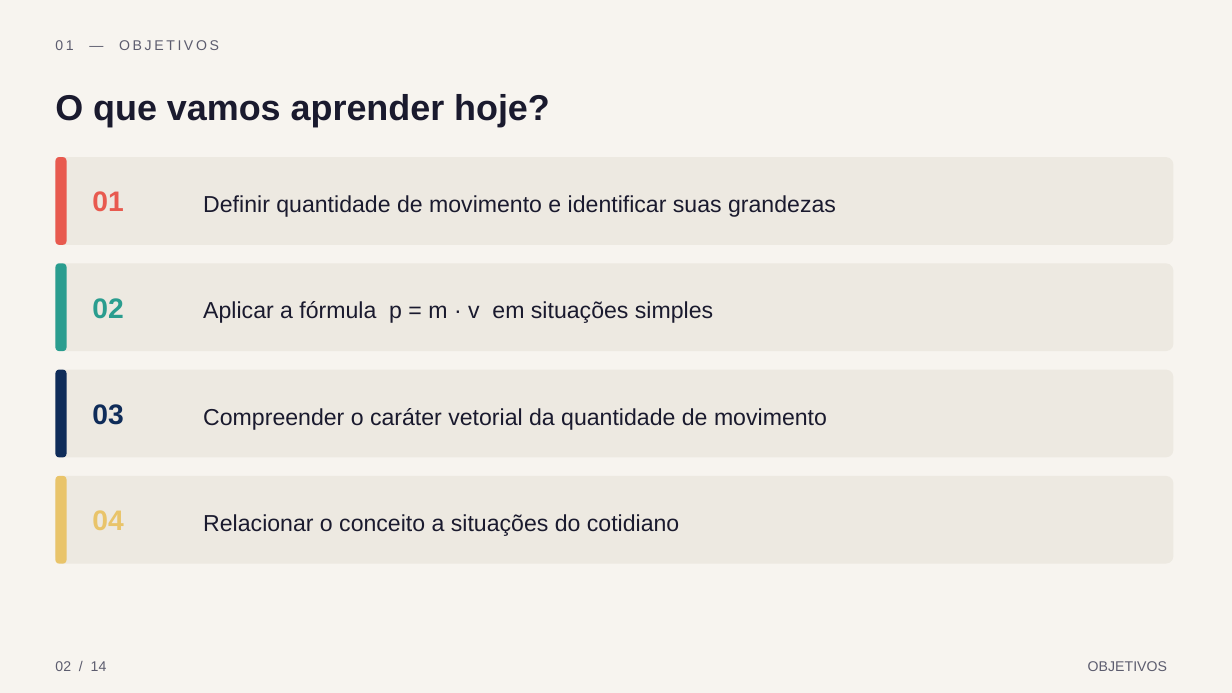
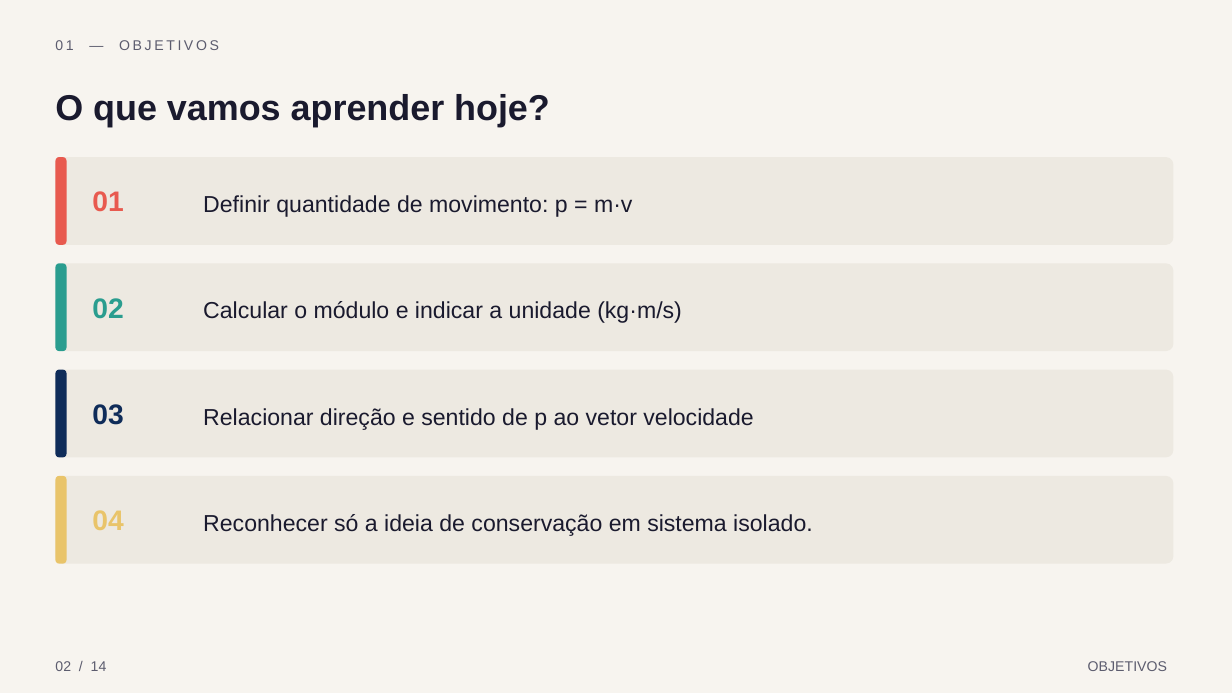
Before and after one commit to victordiaspalmeira/aula_ia_quantidade_movimento, a slide deck: slide 2 of 02_apresentacao/Apresentacao_Aula_IA.pptx. Drawn at 1232x693 pixels with LibreOffice and Linux fonts; fonts in the diff are those of the drawing. Boxes give left, top, right and bottom in pixels: in the first picture for what was removed or moved away, otherwise in the second. Text is boxed around its words. In the diff, an @@ line names an element or a change of style, - is before the commit and + after.

```diff
--- a/02_apresentacao/Apresentacao_Aula_IA.pptx
+++ b/02_apresentacao/Apresentacao_Aula_IA.pptx
@@ text at (203,195,632,217): text changed @@
-Definir quantidade de movimento e identificar suas grandezas
+Definir quantidade de movimento: p = m·v
@@ text at (203,301,682,323): text changed @@
-Aplicar a fórmula p = m · v em situações simples
+Calcular o módulo e indicar a unidade (kg·m/s)
@@ text at (203,408,753,430): text changed @@
-Compreender o caráter vetorial da quantidade de movimento
+Relacionar direção e sentido de p ao vetor velocidade
@@ text at (203,514,813,536): text changed @@
-Relacionar o conceito a situações do cotidiano
+Reconhecer só a ideia de conservação em sistema isolado.
```
Also in this commit, not shown: 7 other slides changed, 15 other files.
